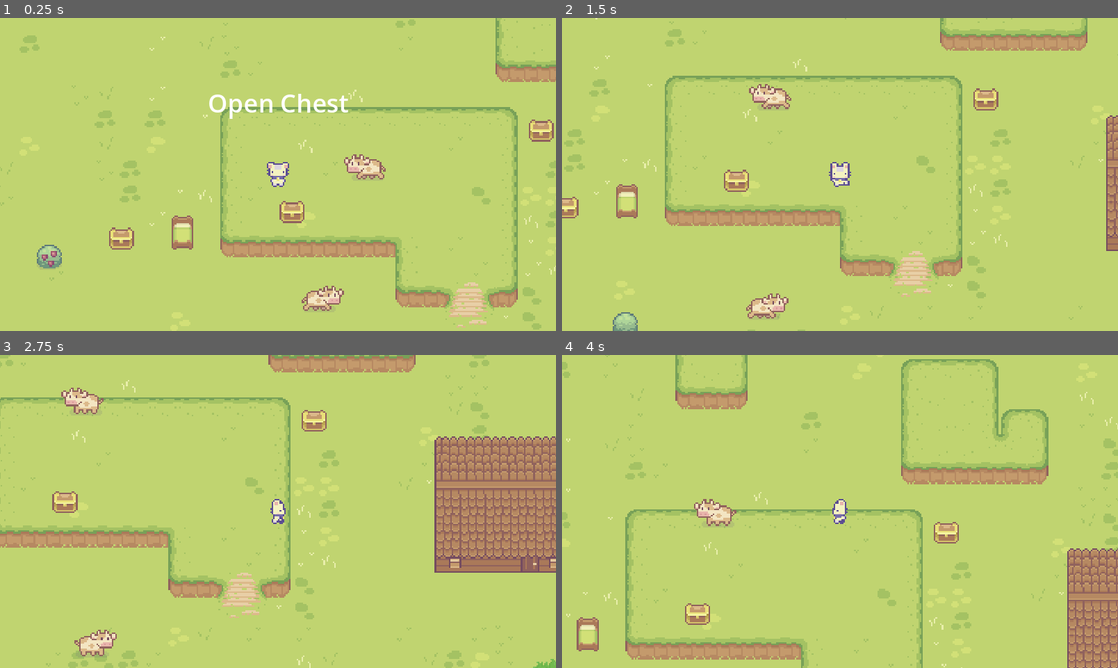
Above: before the commit, frames 1-4 (two rows, left to right).
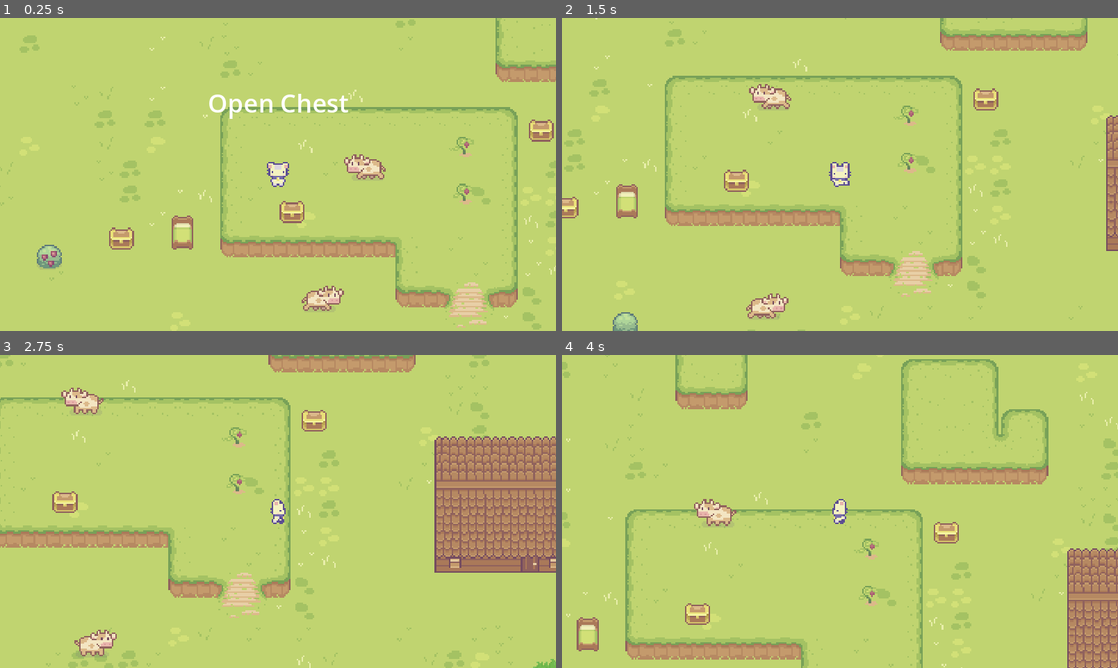
Above: after the commit, the same moments.

Repository: kawaiibats/tacobat
Game: Godot game, scene res://scene_switcher.tscn
The game is run twice, just before and just after one commit, with the same random seed, the same clock (stepped at 60 frames per second) and the same inputs. Before the commit the project starts from res://levels/game_level.tscn.
Inputs (mouse positions are in pixels of both pictures, inside the frame that each line leads up to):
- Up to frame 1 (0.25 s): no input
- Up to frame 2 (1.5 s): move the mouse to (612, 255) at 0.52 s; hold D (right) 0.53-1.28 s; right-click (612, 255) at 0.6 s; click (612, 255) at 0.67 s; move the mouse to (728, 190) at 1.27 s; hold S (down) from 1.28 s (still down); tap F (interact) at 1.35 s
- Up to frame 3 (2.75 s): move the mouse to (61, 646) at 2.02 s; release S (down) at 2.03 s; hold D (right) from 2.03 s (still down); right-click (61, 646) at 2.1 s; click (61, 646) at 2.17 s
- Up to frame 4 (4 s): move the mouse to (812, 574) at 2.77 s; release D (right) at 2.78 s; hold W (up) 2.78-3.53 s; tap F (interact) at 2.85 s; click (812, 574) at 2.92 s; move the mouse to (1006, 558) at 3.52 s; hold A (left) from 3.53 s (still down); right-click (1006, 558) at 3.6 s

The runs differ from the first frame. In frame 1, 0.2% of the frame differs, in the area x 81-86%, y 38-60%; in frame 2, 0.2%; in frame 3, 0.2%; in frame 4, 0.2%, in the area x 53-57%, y 58-81%.

Commit message:
Updating scene transition (Part 1/3)
Level switching in godot sucks so making a new one that will eventually let me pass data between levels. Replaced warp zones with a custom warpArea object with a destination variable that just needs to be matched to the file name in the levels folder.

Diff:
--- /dev/null
+++ b/SceneSwitcher.gd
@@ -0,0 +1,23 @@
+extends Node
+
+#set default level
+@onready var current_level = $lvl0
+
+
+
+
+func _ready() -> void:
+	current_level.level_changed.connect(self.handle_level_changed)
+
+
+func handle_level_changed(destination: String):
+	print("start handle_level_changed")
+
+	var next_level
+	var lvl_name
+
+	next_level = load("res://levels/" + destination + ".tscn").instantiate()
+	add_child(next_level)
+	next_level.level_changed.connect(self.handle_level_changed)
+	current_level.queue_free()
+	current_level = next_level
--- a/levels/Warp to dev island.gd
+++ b/components/warper/warpArea.gd
@@ -1,12 +1,13 @@
-extends Area2D
+extends Node2D
 
 
+signal warp_area_entered(destination)
 
 var entered = false
+@export var destination: String
 
 func _on_body_entered(body: CharacterBody2D):
 	entered = true
-
 
 func _on_body_exited(body):
 	entered = false
@@ -14,4 +15,5 @@
 
 func _process(delta):
 	if entered == true:
-		get_tree().change_scene_to_file("res://levels/game_level.tscn")
+		emit_signal("warp_area_entered", destination)
+		print("emitted signal")
--- /dev/null
+++ b/components/warper/warpArea.tscn
@@ -0,0 +1,20 @@
+[gd_scene load_steps=4 format=3 uid="uid://bj3laokry4wae"]
+
+[ext_resource type="Script" path="res://components/warper/warpArea.gd" id="1_asf7u"]
+[ext_resource type="Texture2D" uid="uid://cma2tg2ud6lr4" path="res://art/sprout/Objects/Basic Plants.png" id="2_krx21"]
+
+[sub_resource type="RectangleShape2D" id="RectangleShape2D_pktne"]
+
+[node name="warpArea" type="Area2D"]
+script = ExtResource("1_asf7u")
+destination = "dev_level_2"
+
+[node name="CollisionShape2D" type="CollisionShape2D" parent="."]
+shape = SubResource("RectangleShape2D_pktne")
+
+[node name="Sprite2D" type="Sprite2D" parent="."]
+texture = ExtResource("2_krx21")
+region_enabled = true
+region_rect = Rect2(48, 16, 16, 16)
+
+[connection signal="body_entered" from="." to="." method="_on_body_entered"]
--- a/levels/Warp to dev level level 2.gd
+++ /dev/null
@@ -1,17 +0,0 @@
-extends Area2D
-
-
-
-var entered = false
-
-func _on_body_entered(body: CharacterBody2D):
-	entered = true
-
-
-func _on_body_exited(body):
-	entered = false
-
-
-func _process(delta):
-	if entered == true:
-		get_tree().change_scene_to_file("res://levels/dev_level_2.tscn")
--- a/levels/dev_level_2.gd
+++ b/levels/dev_level_2.gd
@@ -1,9 +1,23 @@
 extends Node2D
 
-@export var node_path = NodePath(".")
 
-func _ready():
-	node_path = get_node(".")
+signal level_changed(destination)
+
+@export var level_name = "devlevel2"
+
+
+
+
+
+
+
+
 
 func genesis():
-	print ("Dev Island Genesis Activating..")
+	print ("Dev Level Two Genesis Activating..")
+
+
+
+func _on_warp_area_warp_area_entered(destination):
+	print("dev level 2 print")
+	emit_signal("level_changed", destination)
--- a/levels/dev_level_2.tscn
+++ b/levels/dev_level_2.tscn
@@ -9,8 +9,7 @@
 [ext_resource type="Texture2D" uid="uid://bl0x2k0i0ic7w" path="res://art/sprout/Tilesets/Water.png" id="4_ppk3n"]
 [ext_resource type="Texture2D" uid="uid://dwaqc7gnk1ar6" path="res://art/sprout/Tilesets/Wooden House.png" id="5_ip47g"]
 [ext_resource type="Texture2D" uid="uid://prfcee3we6ob" path="res://art/sprout/Tilesets/Fences.png" id="6_pvib3"]
-[ext_resource type="Script" path="res://levels/Warp to dev island.gd" id="9_hgpqb"]
-[ext_resource type="Texture2D" uid="uid://cma2tg2ud6lr4" path="res://art/sprout/Objects/Basic Plants.png" id="10_e84ho"]
+[ext_resource type="PackedScene" uid="uid://bj3laokry4wae" path="res://components/warper/warpArea.tscn" id="12_jje0v"]
 
 [sub_resource type="TileSetAtlasSource" id="TileSetAtlasSource_1mi6g"]
 texture = ExtResource("1_vk672")
@@ -737,9 +736,6 @@
 sources/4 = SubResource("TileSetAtlasSource_hk1ph")
 sources/5 = SubResource("TileSetAtlasSource_knje7")
 
-[sub_resource type="RectangleShape2D" id="RectangleShape2D_de2n3"]
-size = Vector2(13, 13)
-
 [node name="Dev Level Two" type="Node2D"]
 position = Vector2(1, 0)
 script = ExtResource("1_wg26i")
@@ -802,18 +798,8 @@
 [node name="Bush5" parent="." instance=ExtResource("2_y5atj")]
 position = Vector2(107, 104)
 
-[node name="Warp to dev island" type="Area2D" parent="."]
-position = Vector2(233, 244)
-script = ExtResource("9_hgpqb")
-
-[node name="CollisionShape2D" type="CollisionShape2D" parent="Warp to dev island"]
-position = Vector2(-0.5, 1.5)
-shape = SubResource("RectangleShape2D_de2n3")
-
-[node name="Sprite2D" type="Sprite2D" parent="Warp to dev island"]
-texture = ExtResource("10_e84ho")
-region_enabled = true
-region_rect = Rect2(48, 16, 16, 16)
-
-[connection signal="body_entered" from="Warp to dev island" to="Warp to dev island" method="_on_body_entered"]
-[connection signal="body_exited" from="Warp to dev island" to="Warp to dev island" method="_on_body_exited"]
+[node name="warp2devisland" parent="." instance=ExtResource("12_jje0v")]
+position = Vector2(66, 237)
+destination = "game_level"
+
+[connection signal="warp_area_entered" from="warp2devisland" to="." method="_on_warp_area_warp_area_entered"]
--- a/levels/game_level.gd
+++ b/levels/game_level.gd
@@ -1,6 +1,15 @@
 extends Node2D
 
-@export var node_path = NodePath(".")
+
+signal level_changed(destination)
+
+@export var level_name = "devisland"
+
+
+
+
+func genesis():
+	print ("Dev Island Genesis Activating..")
 
 
 
@@ -8,5 +17,29 @@
 
 
 
-func genesis():
-	print ("Dev Island Genesis Activating..")
+
+
+
+
+
+# WARP ZONES
+
+
+func _on_warper_warp_area_entered(destination):
+	print("game level print by spawn")
+	emit_signal("level_changed", destination)
+
+
+func _on_warpdevlvl_2_warp_area_entered(destination):
+	print("game level print top exit 1")
+	emit_signal("level_changed", destination)
+
+
+func _on_warp_2_devlvl_2_warp_area_entered(destination):
+	print("game level print top exit 2")
+	emit_signal("level_changed", destination)
+
+
+func _on_warp_area_warp_area_entered(destination):
+	print("game level print by spawn, alternate")
+	emit_signal("level_changed", destination)
--- a/levels/game_level.tscn
+++ b/levels/game_level.tscn
@@ -12,9 +12,9 @@
 [ext_resource type="Texture2D" uid="uid://bgmdj24idfse0" path="res://art/taco/Forest Tilemap.png" id="8_stq02"]
 [ext_resource type="PackedScene" uid="uid://csqdcdyiuh8qe" path="res://objects/chest.tscn" id="9_dod1e"]
 [ext_resource type="PackedScene" uid="uid://bcrrv2ers6dgf" path="res://objects/bed.tscn" id="10_yhn1j"]
-[ext_resource type="Script" path="res://levels/Warp to dev level level 2.gd" id="11_oxp06"]
 [ext_resource type="PackedScene" uid="uid://bquf4add2un5n" path="res://world/berrybush.tscn" id="12_t3ofs"]
 [ext_resource type="PackedScene" uid="uid://cyin5wgk4kyy5" path="res://world/bush.tscn" id="12_ultf5"]
+[ext_resource type="PackedScene" uid="uid://bj3laokry4wae" path="res://components/warper/warpArea.tscn" id="16_awuu8"]
 
 [sub_resource type="TileSetAtlasSource" id="TileSetAtlasSource_1mi6g"]
 texture = ExtResource("2_6eclw")
@@ -887,12 +887,11 @@
 sources/5 = SubResource("TileSetAtlasSource_knje7")
 sources/8 = SubResource("TileSetAtlasSource_xvouh")
 
-[sub_resource type="RectangleShape2D" id="RectangleShape2D_8fi7n"]
-
 [node name="Dev World" type="Node2D"]
 y_sort_enabled = true
 position = Vector2(307, 280)
 script = ExtResource("1_qnl0o")
+metadata/_edit_lock_ = true
 
 [node name="PlayerCat" parent="." instance=ExtResource("1_e06is")]
 y_sort_enabled = true
@@ -960,13 +959,6 @@
 [node name="Bed" parent="." instance=ExtResource("10_yhn1j")]
 position = Vector2(-70, 9)
 
-[node name="Warp to dev level level 2" type="Area2D" parent="."]
-script = ExtResource("11_oxp06")
-
-[node name="CollisionShape2D" type="CollisionShape2D" parent="Warp to dev level level 2"]
-position = Vector2(81, -267)
-shape = SubResource("RectangleShape2D_8fi7n")
-
 [node name="BerryBush" parent="." instance=ExtResource("12_t3ofs")]
 position = Vector2(-155, 30)
 
@@ -979,5 +971,20 @@
 [node name="Bush3" parent="." instance=ExtResource("12_ultf5")]
 position = Vector2(-81, 123)
 
-[connection signal="body_entered" from="Warp to dev level level 2" to="Warp to dev level level 2" method="_on_body_entered"]
-[connection signal="body_exited" from="Warp to dev level level 2" to="PlayerCat" method="_on_warp_to_dev_level_level_2_body_exited"]
+[node name="warpArea2" parent="." instance=ExtResource("16_awuu8")]
+position = Vector2(110, -42)
+
+[node name="warpArea" parent="." instance=ExtResource("16_awuu8")]
+position = Vector2(110, -12)
+destination = "game_level"
+
+[node name="warpdevlvl2" parent="." instance=ExtResource("16_awuu8")]
+position = Vector2(71, -269)
+
+[node name="warp2devlvl2" parent="." instance=ExtResource("16_awuu8")]
+position = Vector2(91, -269)
+
+[connection signal="warp_area_entered" from="warpArea2" to="." method="_on_warper_warp_area_entered"]
+[connection signal="warp_area_entered" from="warpArea" to="." method="_on_warp_area_warp_area_entered"]
+[connection signal="warp_area_entered" from="warpdevlvl2" to="." method="_on_warpdevlvl_2_warp_area_entered"]
+[connection signal="warp_area_entered" from="warp2devlvl2" to="." method="_on_warp_2_devlvl_2_warp_area_entered"]
--- a/project.godot
+++ b/project.godot
@@ -11,7 +11,7 @@
 [application]
 
 config/name="myProject"
-run/main_scene="res://levels/game_level.tscn"
+run/main_scene="res://scene_switcher.tscn"
 config/features=PackedStringArray("4.0", "Forward Plus")
 config/icon="res://icon.svg"
 
--- /dev/null
+++ b/scene_switcher.tscn
@@ -0,0 +1,11 @@
+[gd_scene load_steps=3 format=3 uid="uid://bh47ns4e6qtaq"]
+
+[ext_resource type="Script" path="res://SceneSwitcher.gd" id="1_5f4ih"]
+[ext_resource type="PackedScene" uid="uid://dmh38av4a6xsw" path="res://levels/game_level.tscn" id="2_ep1kk"]
+
+[node name="SceneSwitcher" type="Node"]
+script = ExtResource("1_5f4ih")
+
+[node name="lvl0" parent="." instance=ExtResource("2_ep1kk")]
+
+[connection signal="level_changed" from="lvl0" to="." method="_on_lvl_0_level_changed"]
Not shown: 1 places in levels/dev_level_2.tscn that only renumber resources
Not shown: 1 places in levels/game_level.tscn that only renumber resources
